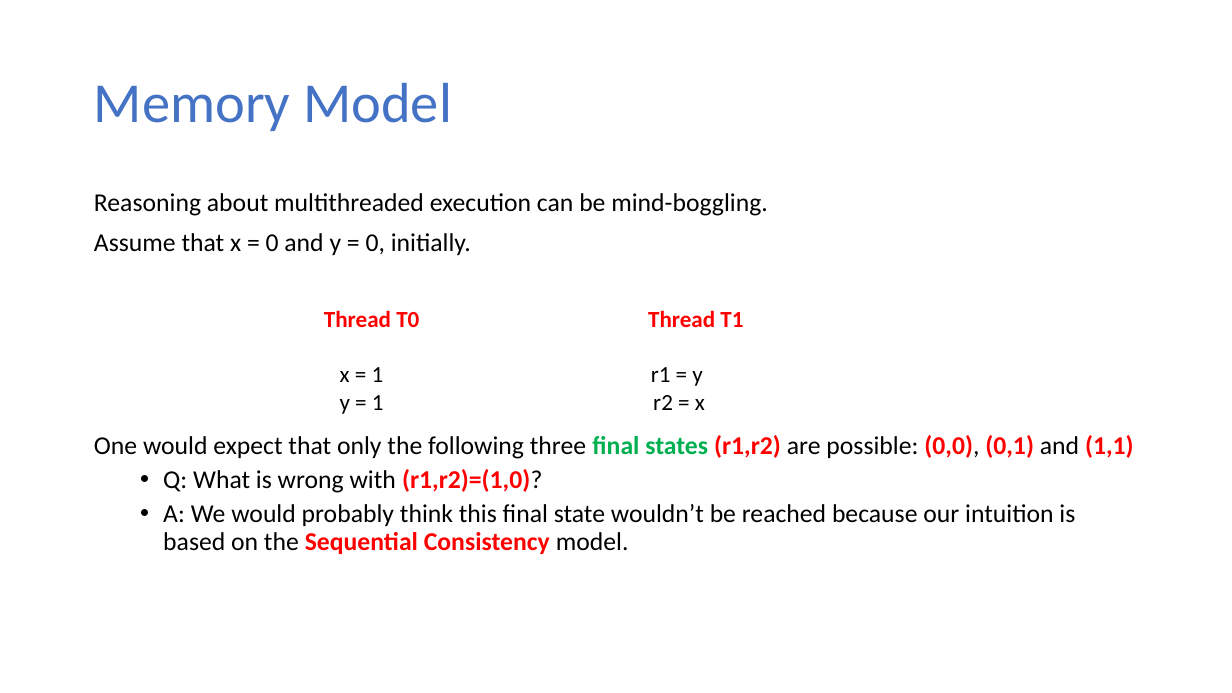
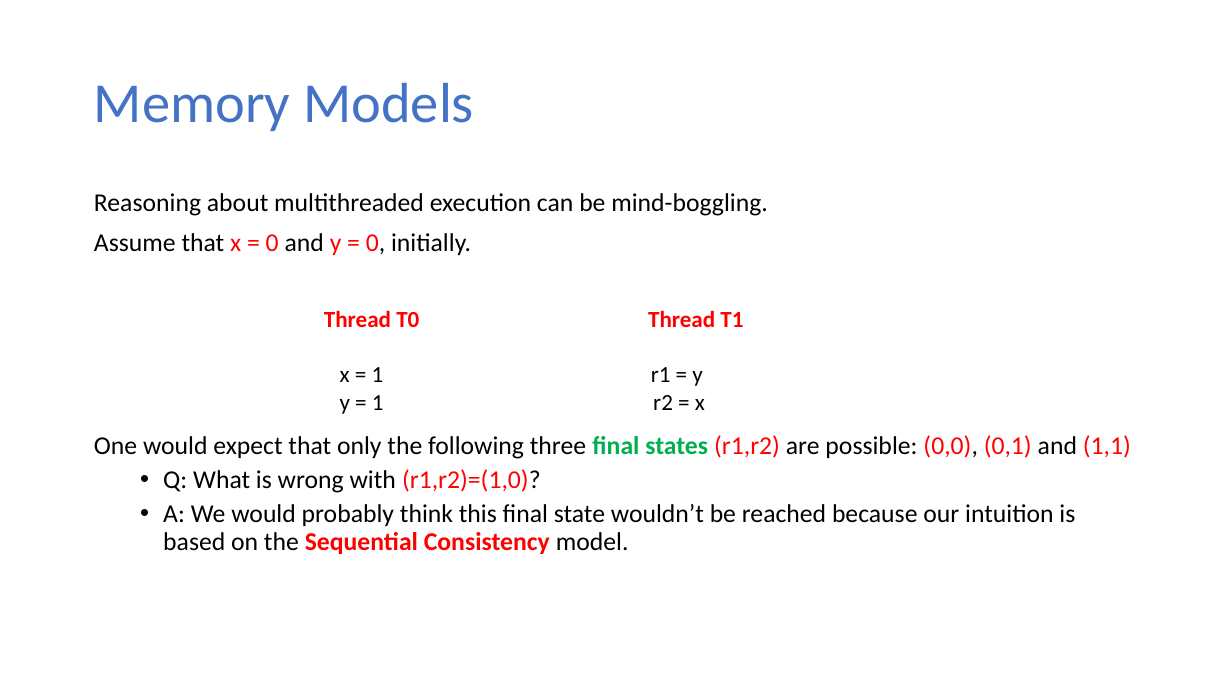
Before and after one commit to ekkapotc/PC, a slide deck: slide 5 of Slides/Lecture 9.pptx (slide 4 before the commit). Drawn at 1232x693 pixels with LibreOffice and Linux fonts; fonts in the diff are those of the drawing. Boxes give left, top, right and bottom in pixels: in the first picture for what was removed or moved away, otherwise in the second. Text is boxed around its words. In the diff, an @@ line names an element or a change of style, - is before the commit and + after.

```diff
--- a/Slides/Lecture 9.pptx
+++ b/Slides/Lecture 9.pptx
@@ title at [94,83,474,131]: text changed @@
-Memory Model
+Memory Models
@@ text at [94,233,1131,493]: text colour #000000 to #FF0000 in "x = 0 y = 0,"; bold off in "(r1,r2) (0,0), (0,1) (1,1)", "(r1,r2)=(1,0)?" @@
```
Also in this commit, not shown: 6 other slides changed, 2 slides added, 1 other file.
